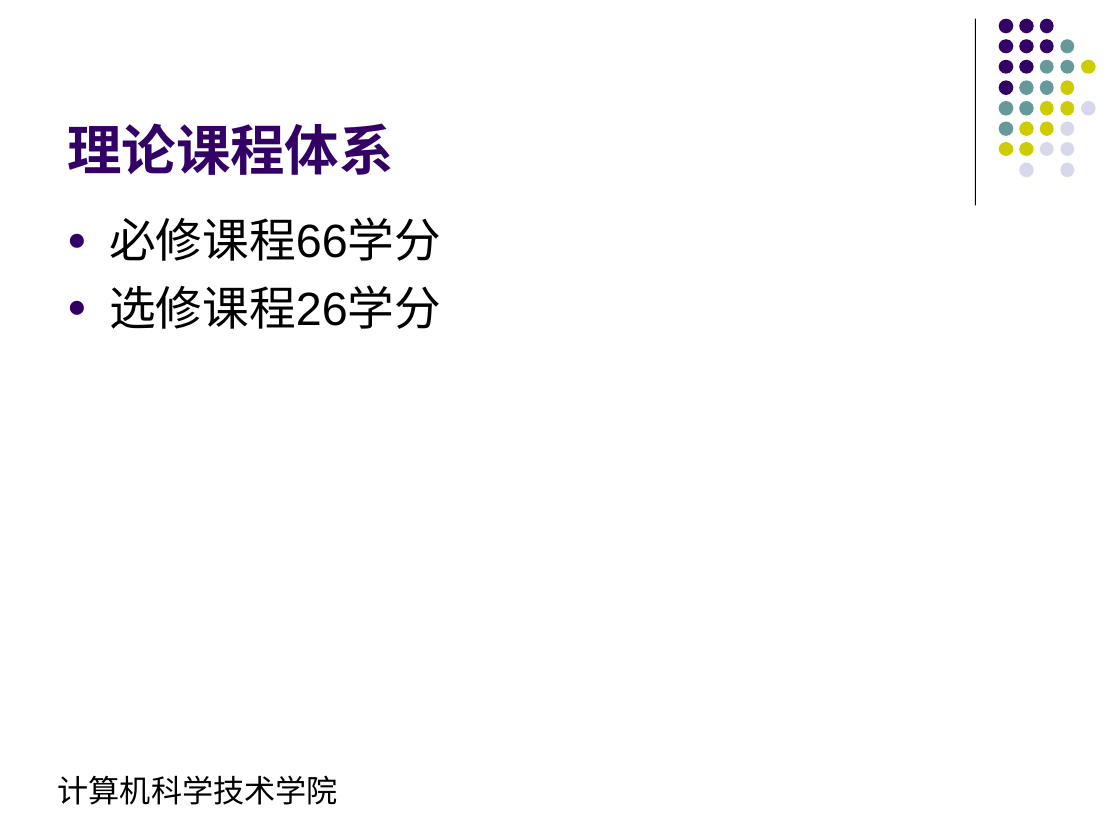
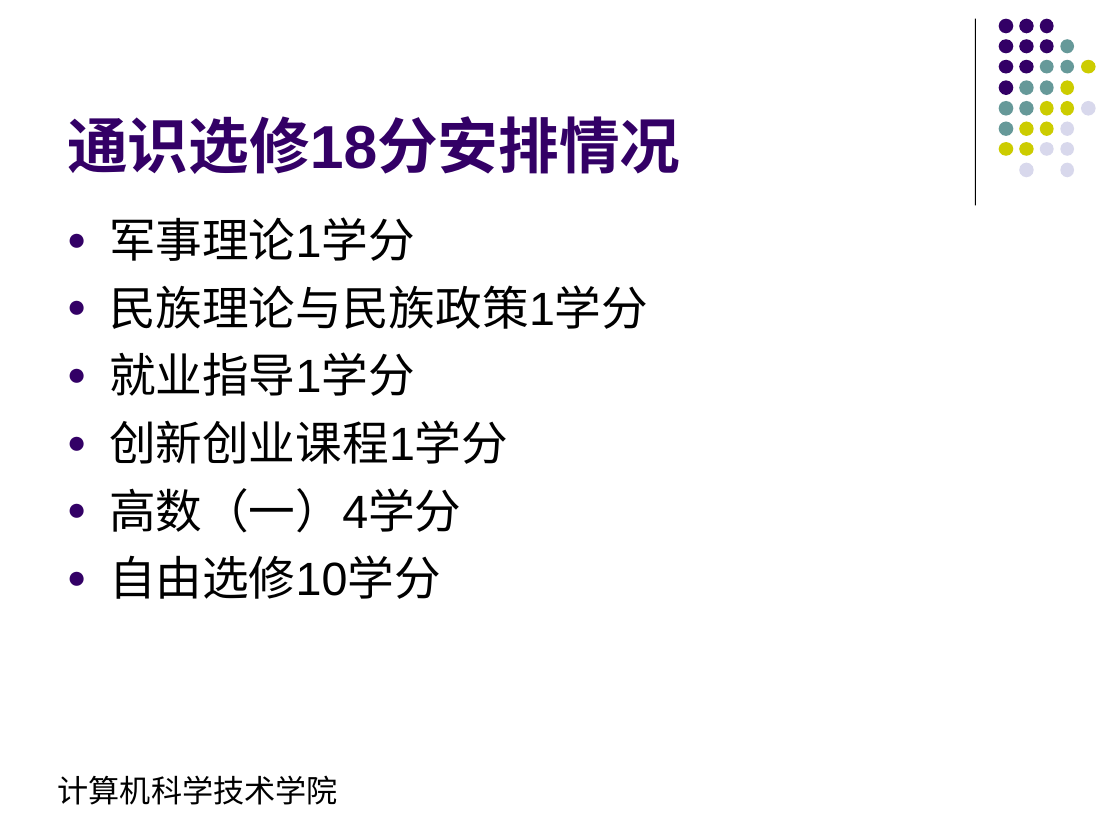
Before and after one commit to ciecclm/2016-, a slide deck: slide 8 of 网络编程培养方案汇报.ppt (slide 5 before the commit). Drawn at 1120x840 pixels with LibreOffice and Linux fonts; fonts in the diff are those of the drawing. Boxes give left, top, right and bottom in pixels: in the first picture for what was removed or moved away, otherwise in the second. Text is boxed around its words. In the diff, an @@ line names an element or a change of style, - is before the commit and + after.

```diff
--- a/网络编程培养方案汇报.ppt
+++ b/网络编程培养方案汇报.ppt
@@ title at [67,116,680,174]: text changed; size 35 to 39 pt @@
-理论课程体系
+通识选修18分安排情况
@@ text at [109,217,648,599]: text changed @@
-● 必修课程66学分
-● 选修课程26学分
+● 军事理论1学分
+● 民族理论与民族政策1学分
+● 就业指导1学分
+● 创新创业课程1学分
+● 高数（一）4学分
+● 自由选修10学分
```
Also in this commit, not shown: 4 other slides changed, 3 slides added, 1 slide removed, 1 other file.
